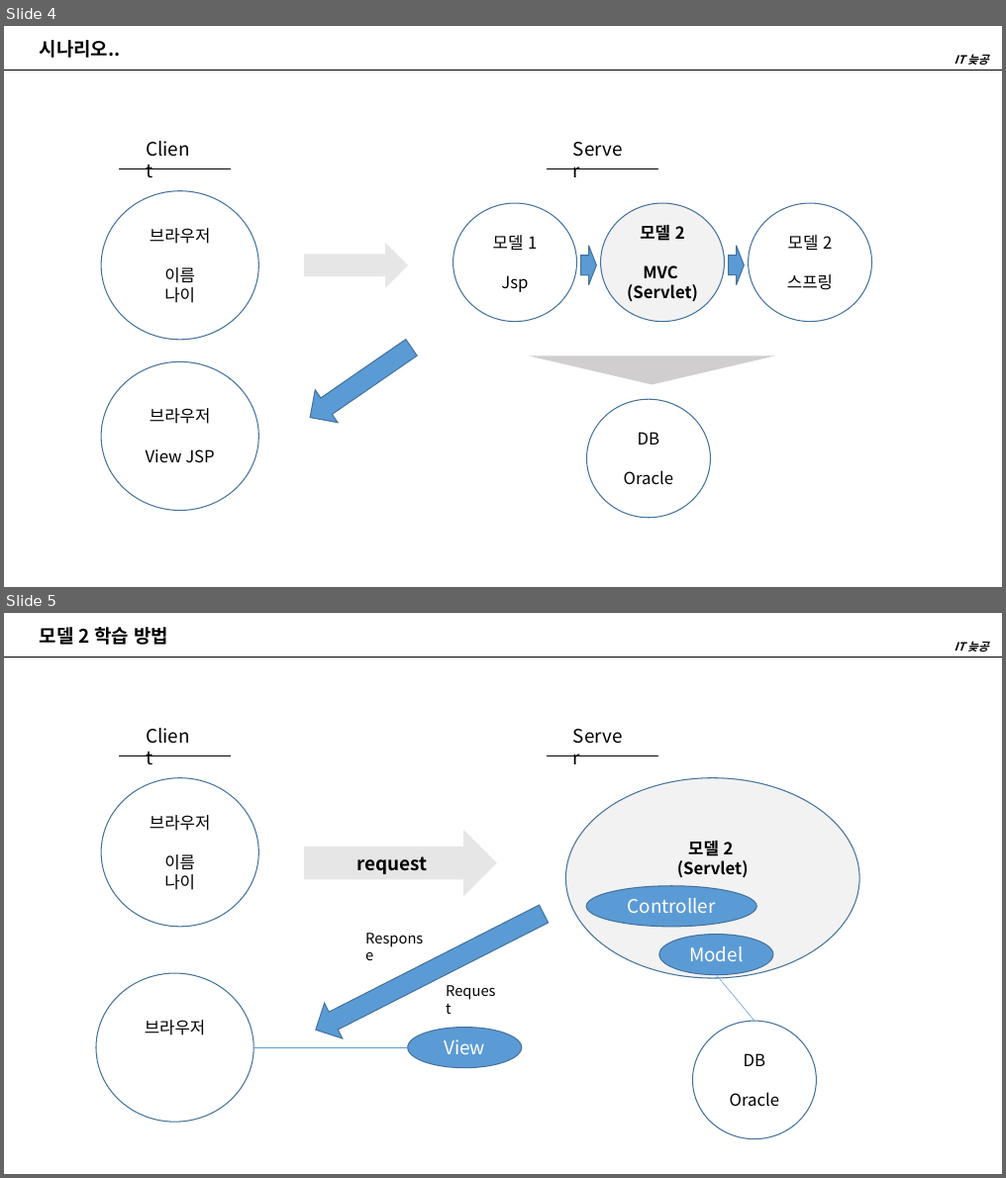
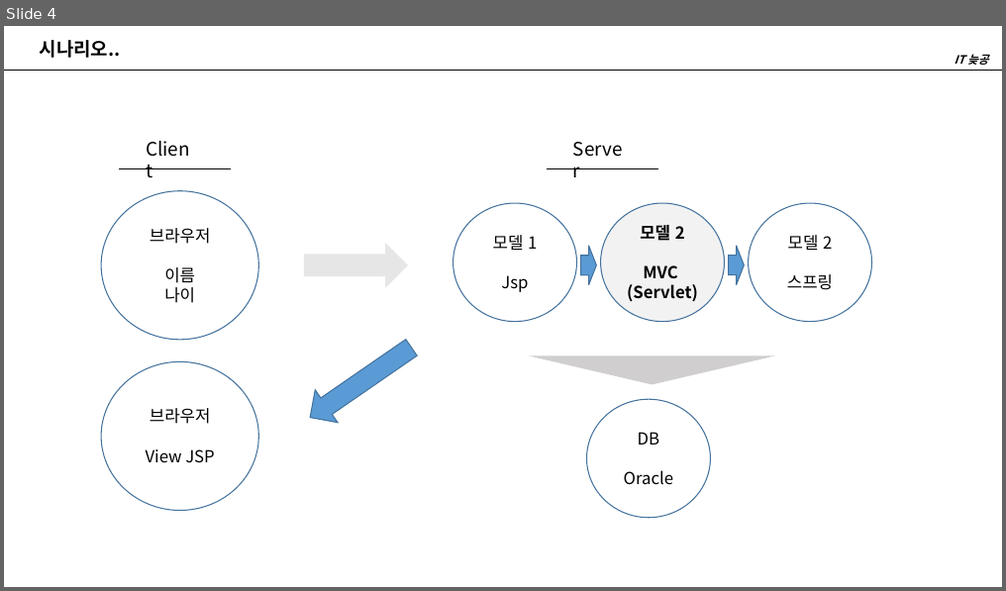
Before and after one commit to dhkim-githup/YouTube, a slide deck: workspace/Model2_MVC.pptx. Shown one above the other, each under a label of ours: slides 4 and 5 before the commit, slide 4 after it. The pictures are 1006x1178 and 1006x591 pixels, drawn with LibreOffice and Linux fonts; fonts in the diff are those of the drawing. Boxes give left, top, right and bottom in pixels: in the first picture for what was removed or moved away, otherwise in the second. Text is boxed around its words. In the diff, an @@ line names an element or a change of style, - is before the commit and + after.

```diff
--- a/workspace/Model2_MVC.pptx
+++ b/workspace/Model2_MVC.pptx
@@ slide 5 removed at (4,613,1002,1174), background #FFFFFF @@
@@ text removed at (40,627,168,645) @@
-모델 2 학습 방법
@@ text removed at (954,641,988,652) @@
-IT 늦공
@@ line removed from (4, 658) to (1002, 658) @@
@@ text removed at (138,721,202,751) @@
-Client
@@ text removed at (566,721,635,751) @@
-Server
@@ line removed from (119, 756) to (232, 756) @@
@@ line removed from (546, 756) to (659, 756) @@
@@ ellipse removed at (101,778,259,928) @@
-브라우저
-이름
-나이
@@ ellipse removed at (566,778,859,979) @@
-모델 2
-(Servlet)
@@ right arrow removed at (304,830,497,897) @@
-request
@@ down arrow removed at (307,896,552,1049) @@
@@ ellipse removed at (586,886,757,927) @@
-Controller
@@ text removed at (358,925,437,951) @@
-Response
@@ ellipse removed at (659,934,773,974) @@
-Model
@@ ellipse removed at (96,973,254,1123) @@
-브라우저
@@ text removed at (439,978,506,1004) @@
-Request
@@ line removed from (717, 975) to (754, 1021) @@
@@ ellipse removed at (408,1028,522,1068) @@
-View
@@ ellipse removed at (693,1021,816,1140) @@
-DB
-Oracle
@@ line removed from (408, 1048) to (254, 1048) @@
```
Also in this commit, not shown: 2 slides added, 6 other files.
